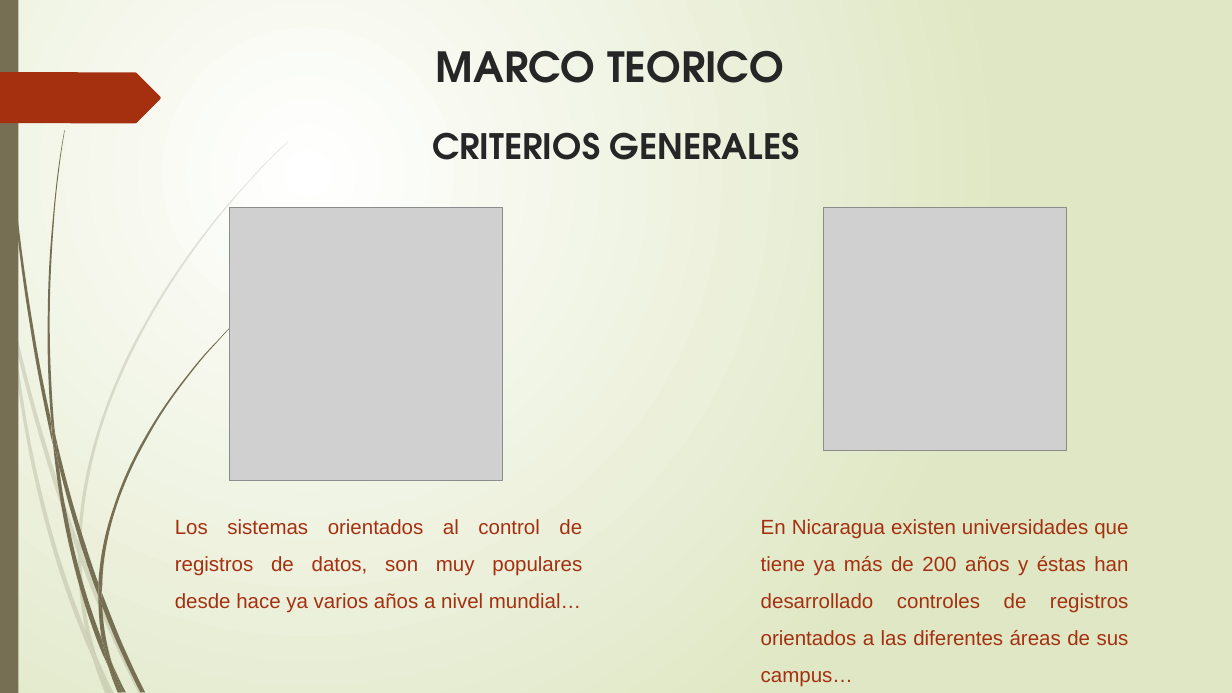
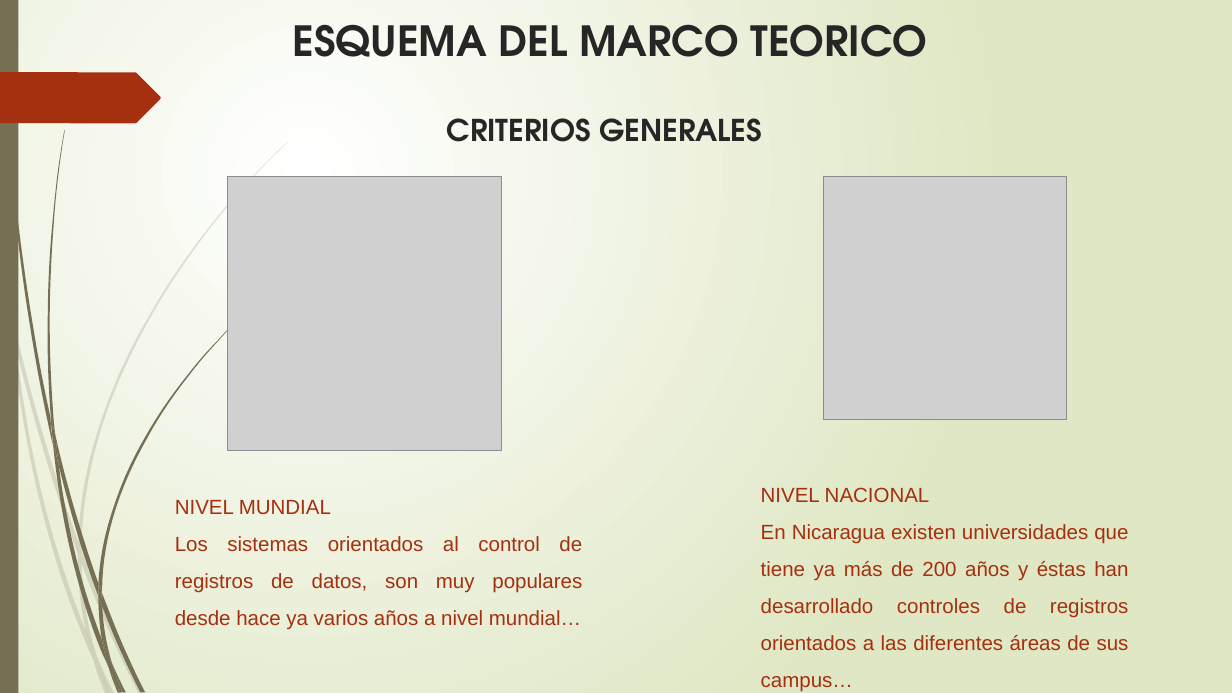
Before and after one commit to francha23/sistema-de-notas, a slide deck: slide 10 of Presentacion/El principio de la sabiduría es el temor.pptx. Drawn at 1232x693 pixels with LibreOffice and Linux fonts; fonts in the diff are those of the drawing; grey boxes stand for pictures. Boxes give left, top, right and bottom in pixels: in the first picture for what was removed or moved away, otherwise in the second. Text is boxed around its words. In the diff, an @@ line names an element or a change of style, - is before the commit and + after.

```diff
--- a/Presentacion/El principio de la sabiduría es el temor.pptx
+++ b/Presentacion/El principio de la sabiduría es el temor.pptx
@@ title at [293, 24, 928, 57]: text changed @@
-MARCO TEORICO
+ESQUEMA DEL MARCO TEORICO
@@ text "CRITERIOS GENERALES": place and size @@
-text "CRITERIOS GENERALES" at [432, 132, 799, 160]
+text "CRITERIOS GENERALES" at [447, 118, 762, 142]
@@ text "CRITERIOS GENERALES" at [447, 118, 762, 142]: size 27.3 to 23.4 pt @@
@@ picture: place and size @@
-picture at [229, 207, 503, 481]
+picture at [228, 177, 502, 450]
@@ picture: place and size @@
-picture at [823, 207, 1067, 450]
+picture at [823, 177, 1067, 420]
@@ text "NIVEL MUNDIAL": place and size @@
-text "NIVEL MUNDIAL" at [175, 519, 582, 613]
+text "NIVEL MUNDIAL" at [175, 500, 582, 630]
@@ text "NIVEL NACIONAL": place and size @@
-text "NIVEL NACIONAL" at [761, 519, 1129, 687]
+text "NIVEL NACIONAL" at [761, 487, 1129, 692]
@@ text at [175, 500, 331, 514]: paragraph added @@
+NIVEL MUNDIAL
@@ text at [761, 487, 930, 502]: paragraph added @@
+NIVEL NACIONAL
```
Also in this commit, not shown: 6 other slides changed, 2 slides added.
